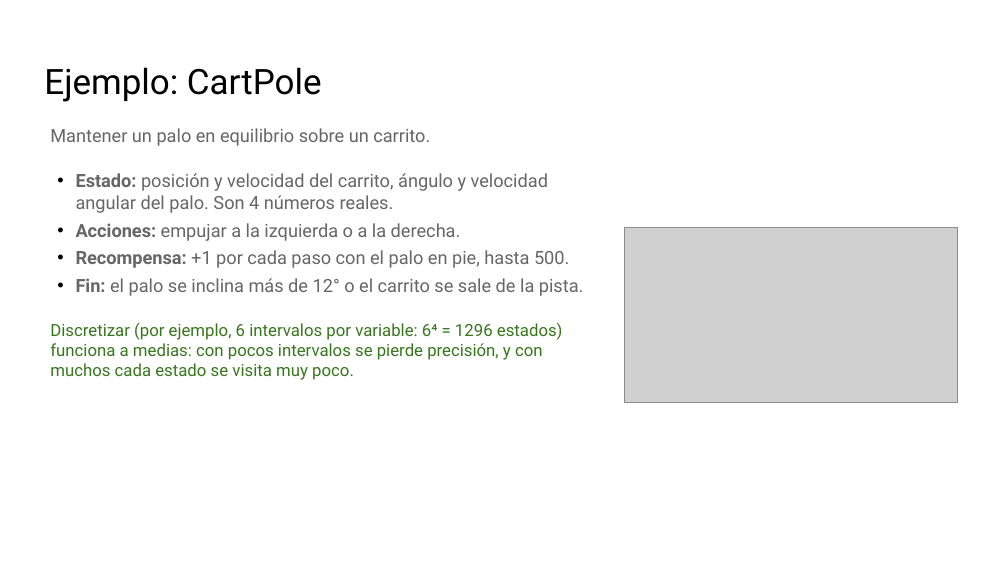
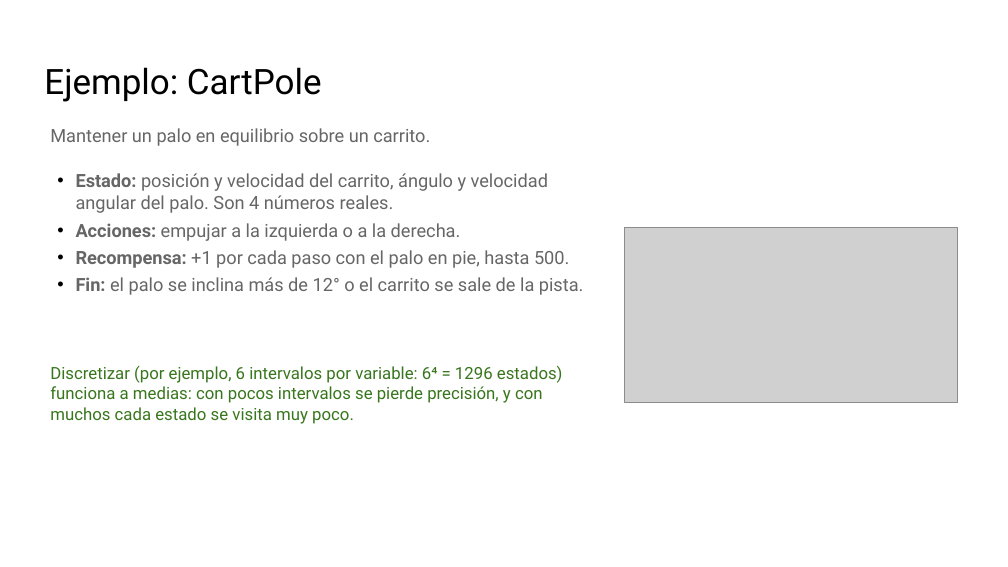
Before and after one commit to telsesser/2026-ML-UNLU, a slide deck: slide 8 of 03-refuerzos/presentaciones/C3-2_ Aproximación de funciones y DQN.pptx. Drawn at 1008x567 pixels with LibreOffice and Linux fonts; fonts in the diff are those of the drawing; grey boxes stand for pictures; background and template pictures are left out. Boxes give left, top, right and bottom in pixels: in the first picture for what was removed or moved away, otherwise in the second. Text is boxed around its words. In the diff, an @@ line names an element or a change of style, - is before the commit and + after.

```diff
--- a/03-refuerzos/presentaciones/C3-2_ Aproximación de funciones y DQN.pptx
+++ b/03-refuerzos/presentaciones/C3-2_ Aproximación de funciones y DQN.pptx
@@ text "Discretizar (por ejemplo, 6 intervalos ...": place and size @@
-text "Discretizar (por ejemplo, 6 intervalos ..." at [50,322,563,380]
+text "Discretizar (por ejemplo, 6 intervalos ..." at [50,365,563,424]
```
Also in this commit, not shown: 4 other slides changed, 23 other files.
